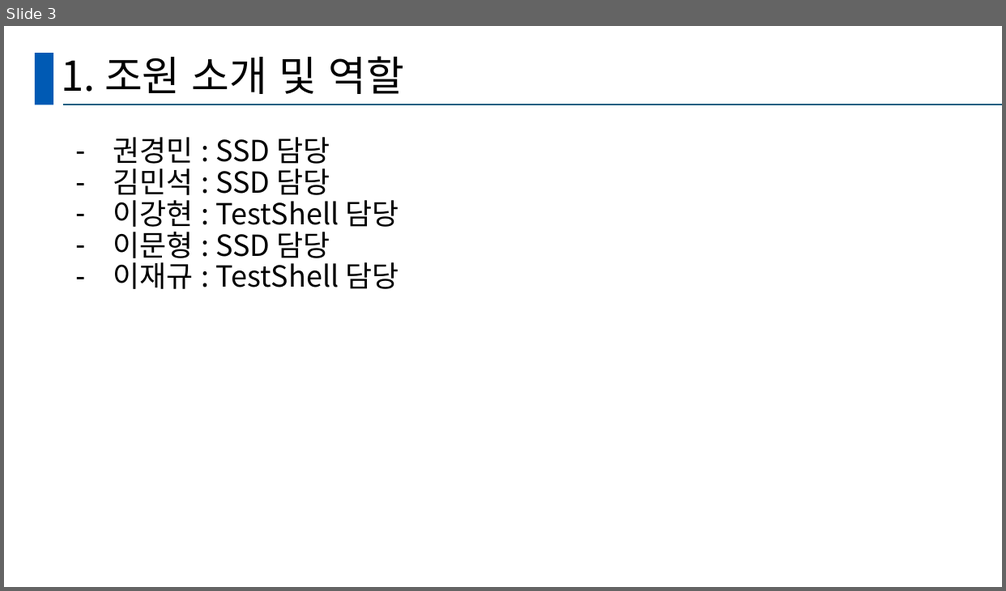
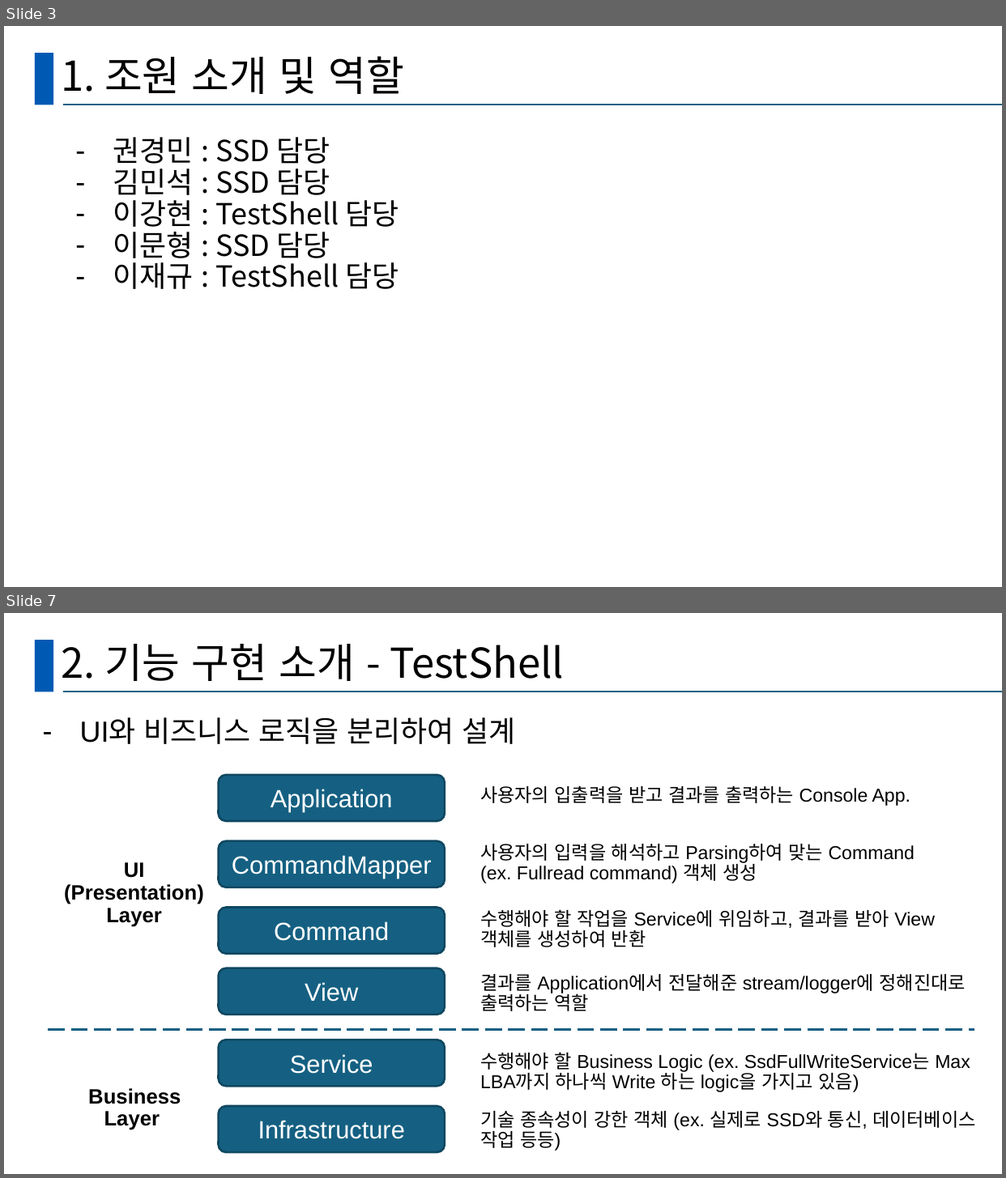
Before and after one commit to GanghyunLee/deep-dive-ssd, a slide deck: D조_DeepDive.pptx. Shown one above the other, each under a label of ours: slide 3 before the commit, slides 3 and 7 after it; the slides between them are not shown. The pictures are 1006x591 and 1006x1178 pixels, drawn with LibreOffice and Linux fonts; fonts in the diff are those of the drawing. Boxes give left, top, right and bottom in pixels: in the first picture for what was removed or moved away, otherwise in the second. Text is boxed around its words. In the diff, an @@ line names an element or a change of style, - is before the commit and + after.

```diff
--- a/D조_DeepDive.pptx
+++ b/D조_DeepDive.pptx
@@ slide 7 added at (4, 613, 1002, 1174), background #FFFFFF; not listed: 2 template elements that a slide beside it also shows @@
@@ title added at (61, 644, 564, 681), 39.6 pt, text #000000 @@
+2. 기능 구현 소개 - TestShell
@@ text added at (80, 717, 516, 744), 28 pt, text #000000 @@
+– UI와 비즈니스 로직을 분리하여 설계
@@ rounded rectangle added at (218, 775, 444, 821), fill #156082, outline #104760 2 pt, 24 pt, text #FFFFFF @@
+Application
@@ text added at (480, 786, 910, 806), 18 pt, text #000000 @@
+사용자의 입출력을 받고 결과를 출력하는 Console App.
@@ rounded rectangle added at (218, 841, 444, 888), fill #156082, outline #104760 2 pt, 24 pt, text #FFFFFF @@
+CommandMapper
@@ text added at (480, 844, 915, 884), 18 pt, text #000000 @@
+사용자의 입력을 해석하고 Parsing하여 맞는 Command
+(ex. Fullread command) 객체 생성
@@ text added at (64, 862, 204, 927), 20 pt, text #000000, bold @@
+UI (Presentation) Layer
@@ rounded rectangle added at (218, 907, 444, 954), fill #156082, outline #104760 2 pt, 24 pt, text #FFFFFF @@
+Command
@@ text added at (480, 909, 935, 948), 18 pt, text #000000 @@
+수행해야 할 작업을 Service에 위임하고, 결과를 받아 View 객체를 생성하여 반환
@@ rounded rectangle added at (218, 969, 444, 1015), fill #156082, outline #104760 2 pt, 24 pt, text #FFFFFF @@
+View
@@ text added at (480, 974, 965, 1012), 18 pt, text #000000 @@
+결과를 Application에서 전달해준 stream/logger에 정해진대로 출력하는 역할
@@ line added from (49, 1030) to (975, 1030), #125F82 2 pt dashed @@
@@ rounded rectangle added at (218, 1041, 444, 1087), fill #156082, outline #104760 2 pt, 24 pt, text #FFFFFF @@
+Service
@@ text added at (480, 1052, 970, 1093), 18 pt, text #000000 @@
+수행해야 할 Business Logic (ex. SsdFullWriteService는 Max LBA까지 하나씩 Write 하는 logic을 가지고 있음)
@@ text added at (88, 1088, 181, 1131), 20 pt, text #000000, bold @@
+Business Layer
@@ rounded rectangle added at (218, 1106, 444, 1152), fill #156082, outline #104760 2 pt, 24 pt, text #FFFFFF @@
+Infrastructure
@@ text added at (480, 1111, 976, 1151), 18 pt, text #000000 @@
+기술 종속성이 강한 객체 (ex. 실제로 SSD와 통신, 데이터베이스 작업 등등)
```
Also in this commit, not shown: 2 slides changed, 14 other slides added.
